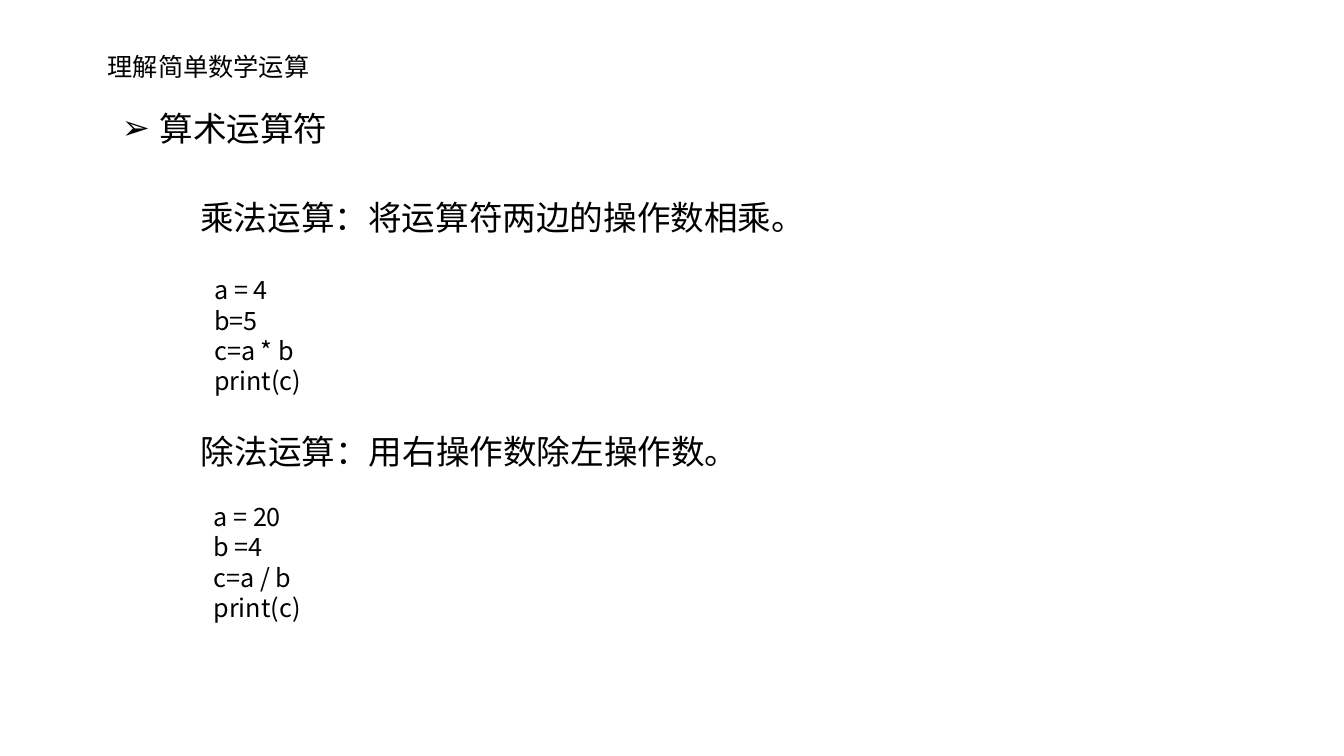
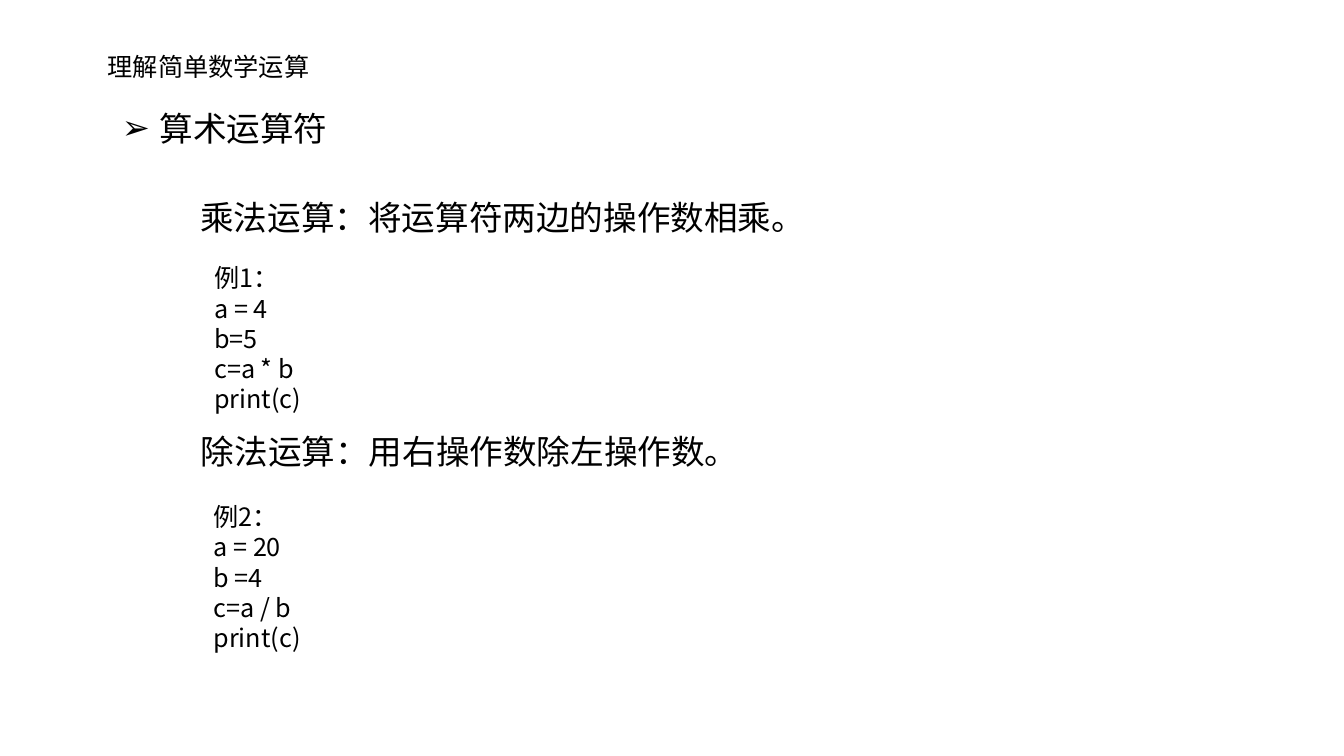
Before and after one commit to hwdeveloper/python-tutorial, a slide deck: slide 7 of 第2节课/01ppt/P1-2第二节.pptx (slide 6 before the commit). Drawn at 1344x756 pixels with LibreOffice and Linux fonts; fonts in the diff are those of the drawing; background and template pictures are left out. Boxes give left, top, right and bottom in pixels: in the first picture for what was removed or moved away, otherwise in the second. Text is boxed around its words. In the diff, an @@ line names an element or a change of style, - is before the commit and + after.

```diff
--- a/第2节课/01ppt/P1-2第二节.pptx
+++ b/第2节课/01ppt/P1-2第二节.pptx
@@ text "例1：": place and size @@
-text "例1：" at <box>214,281,301,396</box>
+text "例1：" at <box>214,266,301,414</box>
@@ text at <box>214,266,278,289</box>: paragraph added @@
+例1：
@@ text at <box>214,505,278,528</box>: paragraph added @@
+例2：
```
Also in this commit, not shown: 2 other slides changed, 2 slides added, 11 other files.
